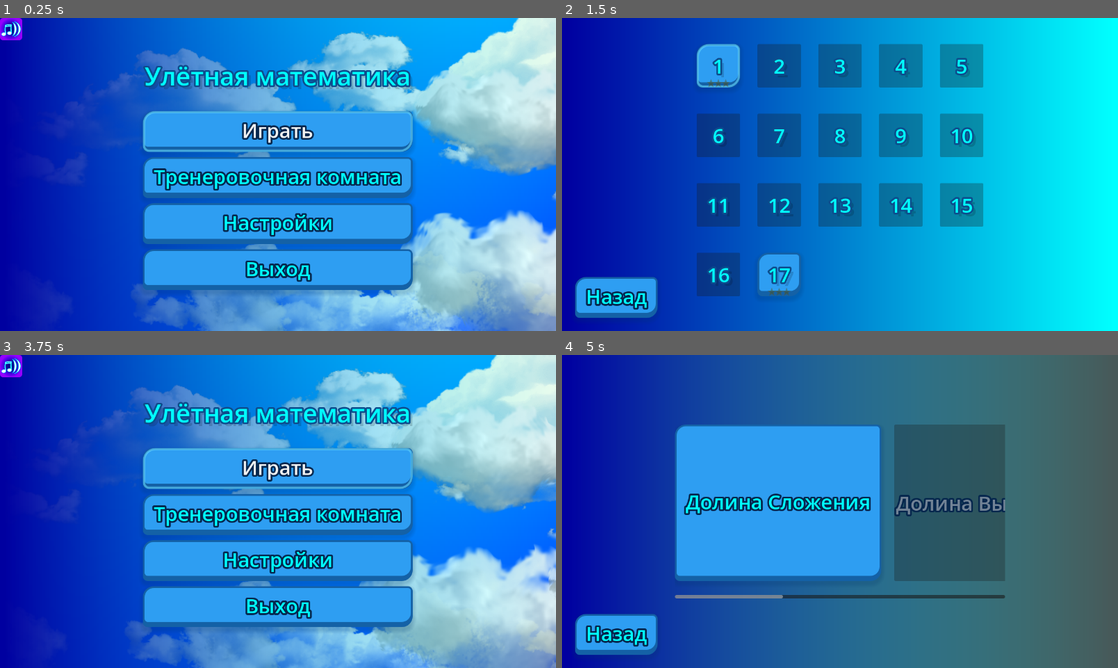
Above: before the commit, frames 1-4 (two rows, left to right).
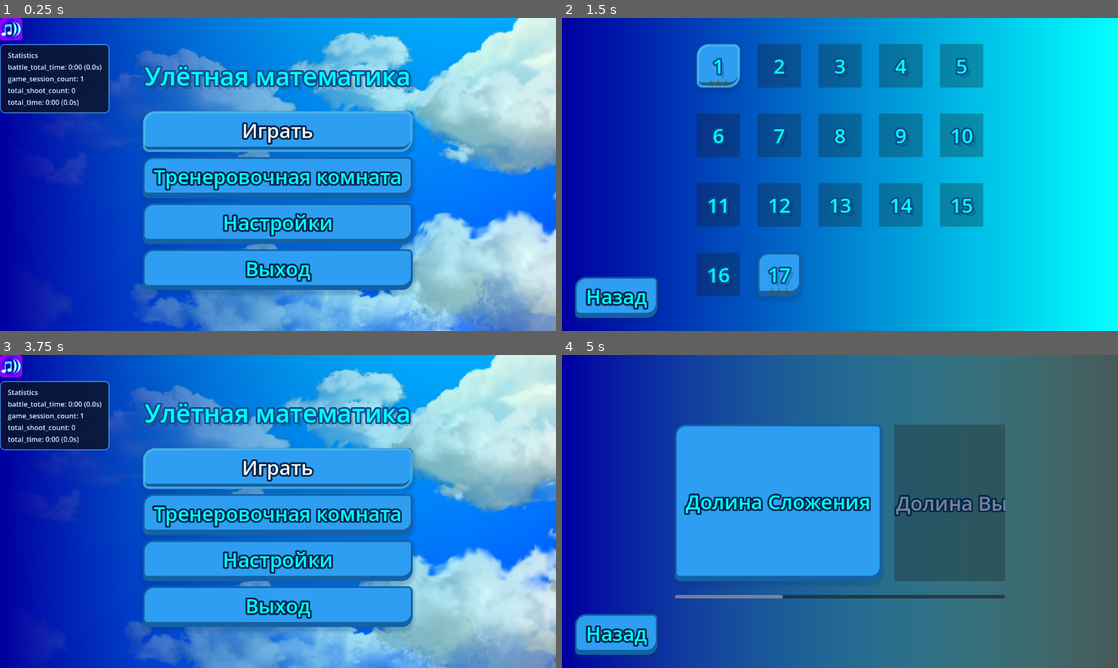
Above: after the commit, the same moments.

Repository: GGamezebo/quizmatik
Game: Godot game, scene res://main.tscn
Two runs of this game, one before a commit and one after it. Both use one fixed random seed, a clock stepped at 60 frames per second and the inputs below.
Inputs (mouse positions are in pixels of both pictures, inside the frame that each line leads up to):
- Up to frame 1 (0.25 s): no input
- Up to frame 2 (1.5 s): click "Играть" at 0.5 s; click "Долина Сложения" at 1.25 s
- Up to frame 3 (3.75 s): click "Назад" at 2 s; tap Enter at 2.75 s; move the mouse to (400, 495) at 2.77 s; hold Right (ui_right) 2.78-3.53 s; tap Space (shoot) at 2.85, 3.5, 3.6 s; move the mouse to (166, 527) at 3.52 s; hold Down (ui_down) from 3.53 s (still down)
- Up to frame 4 (5 s): release Down (ui_down) at 4.25 s; click "Играть" at 4.25 s

The runs differ from the first frame. In frame 1, 4.4% of the frame differs, in the area x 0-20%, y 8-31%; in frame 2, nothing differs; in frame 3, 4.4%; in frame 4, nothing differs.

Commit message:
Create Statistics Controller

Diff:
--- a/main.tscn
+++ b/main.tscn
@@ -9,6 +9,8 @@
 [ext_resource type="AudioStream" uid="uid://bchaw1l2muu4w" path="res://assets/background_music.mp3" id="7_5vw27"]
 [ext_resource type="PackedScene" uid="uid://dvnnrqop6w6sc" path="res://src/contexts/main_context/account/progress_controller.tscn" id="8_4c57u"]
 [ext_resource type="Resource" uid="uid://gld8eub23u54" path="res://src/contexts/main_context/main_events.tres" id="8_dg77c"]
+[ext_resource type="Script" uid="uid://bb4lawsidwt8v" path="res://src/contexts/main_context/account/statistics_controller.gd" id="9_stats"]
+[ext_resource type="Resource" uid="uid://bg11w4vfrn34r" path="res://src/contexts/game_context/game_events.tres" id="10_game_events"]
 [ext_resource type="PackedScene" uid="uid://fdo7cegg1sud" path="res://src/contexts/menu_context/menu_context.tscn" id="10_4c57u"]
 
 [sub_resource type="Environment" id="Environment_0xm2m"]
@@ -28,7 +30,7 @@
 post_battle_context_path = "uid://df5u08rtrxes8"
 loading_screen_scene = ExtResource("2_0xm2m")
 main_events = ExtResource("8_dg77c")
-current_context = NodePath("MenuContext")
+current_context = NodePath("UI/MenuContext")
 
 [node name="ResourcePreloader" type="ResourcePreloader" parent="." unique_id=1725798495]
 resources = [PackedStringArray("levels"), [ExtResource("2_kek77")]]
@@ -43,6 +45,12 @@
 
 [node name="ProgressController" parent="Account" unique_id=2109216065 instance=ExtResource("8_4c57u")]
 
+[node name="StatisticsController" type="Node" parent="Account" unique_id=1499524146]
+script = ExtResource("9_stats")
+pdata = ExtResource("5_272bh")
+main_events = ExtResource("8_dg77c")
+game_events = ExtResource("10_game_events")
+
 [node name="MusicPlayer" type="AudioStreamPlayer" parent="." unique_id=1216630300]
 stream = ExtResource("7_5vw27")
 volume_db = -7.69
@@ -55,4 +63,6 @@
 camera_attributes = SubResource("CameraAttributesPractical_h2yge")
 compositor = SubResource("Compositor_1bvp3")
 
-[node name="MenuContext" parent="." unique_id=1044355188 instance=ExtResource("10_4c57u")]
+[node name="UI" type="CanvasLayer" parent="." unique_id=1551026547]
+
+[node name="MenuContext" parent="UI" unique_id=1044355188 instance=ExtResource("10_4c57u")]
--- a/src/contexts/game_context/game_context.gd
+++ b/src/contexts/game_context/game_context.gd
@@ -2,6 +2,7 @@
 
 @export var game_config: GameConfig
 @export var levels_config: LevelsConfig
+@export var main_events: MainEvents
 
 func initialize(_data: Dictionary) -> void:
 	var scenario: GameConfig = _data.get('custom_battle')
@@ -19,6 +20,10 @@
 		_load_game_scenario(scenario)
 
 	game_config.battle_info = battle_info
+	main_events.ev_battle_started.emit()
+
+func deinit() -> void:
+	main_events.ev_battle_finished.emit()
 
 func _load_game_scenario(scenario: GameConfig):
 	ResourceUtils.update_resource(game_config, scenario)
--- a/src/contexts/game_context/game_context.tscn
+++ b/src/contexts/game_context/game_context.tscn
@@ -35,6 +35,7 @@
 script = ExtResource("1_j4hd0")
 game_config = ExtResource("2_j4hd0")
 levels_config = ExtResource("3_hmv8q")
+main_events = ExtResource("8_xkl2s")
 
 [node name="GameArea" type="Node2D" parent="." unique_id=1652487391]
 script = ExtResource("3_5eju7")
--- a/src/contexts/game_context/game_events.gd
+++ b/src/contexts/game_context/game_events.gd
@@ -3,3 +3,4 @@
 
 @warning_ignore("unused_signal") signal ev_game_state_changed(from_state: String, to_state: String)
 @warning_ignore("unused_signal") signal ev_explosion(answer: Answer, hit_point: Vector2)
+@warning_ignore("unused_signal") signal ev_shoot()
--- a/src/contexts/game_context/game_logic/shot_manager.gd
+++ b/src/contexts/game_context/game_logic/shot_manager.gd
@@ -9,6 +9,7 @@
 	air_plane.ev_shoot.connect(_on_air_plane_ev_shoot)
 
 func _on_air_plane_ev_shoot(position: Vector2) -> void:
+	game_events.ev_shoot.emit()
 	if shot_scene:
 		var shot = shot_scene.instantiate()
 		shot.init(position)
--- a/src/contexts/main_context/account/progress.gd
+++ b/src/contexts/main_context/account/progress.gd
@@ -6,17 +6,23 @@
 
 @export var progress: Dictionary = {
 	"version": 0,  # don't change it
-	"levels": {
+	"levels": default_levels_progress(),
+	"statistics": default_statistics(),
+}
+
+static func default_levels_progress() -> Dictionary:
+	return {
 		"addition": {
 			"completed_levels": {
 			},
 			"exam_passed": false,
 		}
-	},
-	'statistics': {
-		'total_time': 0.0,
-		'game_session_count': 0,
-		'battle_total_time': 0.0,
-		'total_shoot_count': 0,
-	},
-}
+	}
+
+static func default_statistics() -> Dictionary:
+	return {
+		"total_time": 0.0,
+		"game_session_count": 0,
+		"battle_total_time": 0.0,
+		"total_shoot_count": 0,
+	}
--- /dev/null
+++ b/src/contexts/main_context/account/progress_statistics.gd
@@ -0,0 +1,24 @@
+class_name ProgressStatistics
+extends RefCounted
+
+static func format_stat_value(key: String, value: Variant) -> String:
+	if key.ends_with("_time") and value is float:
+		return format_duration(float(value))
+	return str(value)
+
+
+static func format_duration(seconds: float) -> String:
+	var total_seconds: int = maxi(0, int(seconds))
+	var minutes: int = int(total_seconds / 60.0)
+	var secs: int = total_seconds % 60
+	return "%d:%02d (%.1fs)" % [minutes, secs, seconds]
+
+
+static func build_debug_text(progress: Dictionary) -> String:
+	var stats: Dictionary = progress["statistics"]
+	var lines: PackedStringArray = ["Statistics"]
+	var keys: Array = stats.keys()
+	keys.sort()
+	for key in keys:
+		lines.append("%s: %s" % [key, format_stat_value(str(key), stats[key])])
+	return "\n".join(lines)
--- /dev/null
+++ b/src/contexts/main_context/account/statistics_controller.gd
@@ -0,0 +1,62 @@
+class_name StatisticsController
+extends Node
+
+@export var pdata: PDataProgress
+@export var main_events: MainEvents
+@export var game_events: GameEvents
+
+var _listener: EventListener = EventListener.new()
+var _game_session_start_msec: int = -1
+var _battle_start_msec: int = -1
+
+func _ready() -> void:
+	_start_game_session()
+	_listener.add(main_events.ev_battle_started, _on_battle_started)
+	_listener.add(main_events.ev_battle_finished, _on_battle_finished)
+	_listener.add(game_events.ev_shoot, _on_shoot)
+
+func _exit_tree() -> void:
+	_finish_game_session()
+	_listener.deinit()
+	_save()
+
+func _statistics() -> Dictionary:
+	return pdata.progress["statistics"]
+
+func _save() -> void:
+	ResourceUtils.save_resource_to_disk(pdata, pdata.SAVE_PATH)
+
+func _start_game_session() -> void:
+	_game_session_start_msec = Time.get_ticks_msec()
+	var stats := _statistics()
+	stats["game_session_count"] = int(stats["game_session_count"]) + 1
+	_save()
+
+func _on_battle_started() -> void:
+	_battle_start_msec = Time.get_ticks_msec()
+
+func _on_battle_finished() -> void:
+	if _battle_start_msec < 0:
+		return
+	var duration_seconds: float = (Time.get_ticks_msec() - _battle_start_msec) / 1000.0
+	_battle_start_msec = -1
+	if duration_seconds <= 0.0:
+		return
+	var stats := _statistics()
+	stats["battle_total_time"] = float(stats["battle_total_time"]) + duration_seconds
+	_save()
+
+func _finish_game_session() -> void:
+	if _game_session_start_msec < 0:
+		return
+	var duration_seconds: float = (Time.get_ticks_msec() - _game_session_start_msec) / 1000.0
+	_game_session_start_msec = -1
+	if duration_seconds <= 0.0:
+		return
+	var stats := _statistics()
+	stats["total_time"] = float(stats["total_time"]) + duration_seconds
+	_save()
+
+func _on_shoot() -> void:
+	var stats := _statistics()
+	stats["total_shoot_count"] = int(stats["total_shoot_count"]) + 1
--- /dev/null
+++ b/src/contexts/main_context/account/statistics_controller.tscn
@@ -0,0 +1,12 @@
+[gd_scene format=3 uid="uid://vkrgvxacawgf"]
+
+[ext_resource type="Script" uid="uid://bb4lawsidwt8v" path="res://src/contexts/main_context/account/statistics_controller.gd" id="1_script"]
+[ext_resource type="Resource" uid="uid://jlqn1nvhge6" path="res://src/contexts/main_context/account/progress.tres" id="2_pdata"]
+[ext_resource type="Resource" uid="uid://gld8eub23u54" path="res://src/contexts/main_context/main_events.tres" id="3_main_events"]
+[ext_resource type="Resource" uid="uid://bg11w4vfrn34r" path="res://src/contexts/game_context/game_events.tres" id="4_game_events"]
+
+[node name="StatisticsController" type="Node" unique_id=1136393900]
+script = ExtResource("1_script")
+pdata = ExtResource("2_pdata")
+main_events = ExtResource("3_main_events")
+game_events = ExtResource("4_game_events")
--- a/src/contexts/main_context/main_events.gd
+++ b/src/contexts/main_context/main_events.gd
@@ -5,3 +5,5 @@
 @warning_ignore("unused_signal") signal ev_exit_game(data: Dictionary)
 @warning_ignore("unused_signal") signal ev_return_to_menu
 @warning_ignore("unused_signal") signal ev_reset_account_progress
+@warning_ignore("unused_signal") signal ev_battle_started
+@warning_ignore("unused_signal") signal ev_battle_finished
--- a/src/contexts/menu_context/menu_context.tscn
+++ b/src/contexts/menu_context/menu_context.tscn
@@ -12,6 +12,7 @@
 [ext_resource type="Script" uid="uid://b26jidolbwdpn" path="res://src/contexts/menu_context/texture_button.gd" id="8_82bx7"]
 [ext_resource type="Resource" uid="uid://dcrksduinm357" path="res://src/common/user_settings.tres" id="9_3qhmn"]
 [ext_resource type="Script" uid="uid://duom6pk08ldyp" path="res://src/contexts/menu_context/levels/levels_choice_window.gd" id="11_3k6yn"]
+[ext_resource type="PackedScene" uid="uid://ewae8a21ohl3" path="res://src/ui/debug/progress_statistics_debug.tscn" id="11_foifc"]
 [ext_resource type="PackedScene" uid="uid://dpecfsso1dokv" path="res://src/contexts/menu_context/levels/level_container.tscn" id="13_a4m0n"]
 [ext_resource type="Resource" uid="uid://u571j6g52gih" path="res://src/common/levels/levels_config.tres" id="13_dwe1a"]
 [ext_resource type="PackedScene" uid="uid://dvnnrqop6w6sc" path="res://src/contexts/main_context/account/progress_controller.tscn" id="14_cjfjs"]
@@ -144,7 +145,13 @@
 script = ExtResource("8_82bx7")
 user_settings = ExtResource("9_3qhmn")
 
+[node name="ProgressStatisticsDebug" parent="UI/MainMenuWindow" unique_id=463360187 instance=ExtResource("11_foifc")]
+layout_mode = 1
+offset_top = 60.0
+offset_bottom = 60.0
+
 [node name="LevelsWindow" type="Control" parent="UI" unique_id=769606670 node_paths=PackedStringArray("packs_list_container", "progress", "windows_stack_manager", "level_selection_window")]
+visible = false
 layout_mode = 3
 anchors_preset = 15
 anchor_right = 1.0
--- a/src/ui/confirm_dialog/confirm_dialog.tscn
+++ b/src/ui/confirm_dialog/confirm_dialog.tscn
@@ -48,6 +48,7 @@
 
 [node name="ConfirmDialog" type="CanvasLayer" unique_id=392520155 node_paths=PackedStringArray("screen", "title_label", "message_label", "confirm_button", "cancel_button")]
 layer = 10
+visible = false
 script = ExtResource("1_script")
 screen = NodePath("Screen")
 title_label = NodePath("Screen/CenterContainer/PanelContainer/MarginContainer/VBoxContainer/Title")
--- /dev/null
+++ b/src/ui/debug/progress_statistics_debug.gd
@@ -0,0 +1,25 @@
+extends Control
+
+@export var pdata: PDataProgress
+@export var stats_label: Label
+@export var refresh_interval: float = 0.5
+
+var _refresh_accumulator: float = 0.0
+
+func _ready() -> void:
+	if not OS.has_feature("editor"):
+		queue_free()
+		return
+	_refresh()
+
+func _process(delta: float) -> void:
+	_refresh_accumulator += delta
+	if _refresh_accumulator < refresh_interval:
+		return
+	_refresh_accumulator = 0.0
+	_refresh()
+
+func _refresh() -> void:
+	if pdata == null or stats_label == null:
+		return
+	stats_label.text = ProgressStatistics.build_debug_text(pdata.progress)
--- /dev/null
+++ b/src/ui/debug/progress_statistics_debug.tscn
@@ -0,0 +1,51 @@
+[gd_scene format=3 uid="uid://ewae8a21ohl3"]
+
+[ext_resource type="Script" uid="uid://dfdyv16vhjxli" path="res://src/ui/debug/progress_statistics_debug.gd" id="1_script"]
+[ext_resource type="Resource" uid="uid://jlqn1nvhge6" path="res://src/contexts/main_context/account/progress.tres" id="2_0fcx3"]
+
+[sub_resource type="StyleBoxFlat" id="StyleBoxFlat_panel"]
+content_margin_left = 14.0
+content_margin_top = 10.0
+content_margin_right = 14.0
+content_margin_bottom = 10.0
+bg_color = Color(0.04, 0.08, 0.18, 0.88)
+border_width_left = 2
+border_width_top = 2
+border_width_right = 2
+border_width_bottom = 2
+border_color = Color(0.35, 0.75, 1, 0.7)
+corner_radius_top_left = 10
+corner_radius_top_right = 10
+corner_radius_bottom_right = 10
+corner_radius_bottom_left = 10
+
+[sub_resource type="LabelSettings" id="LabelSettings_stats"]
+line_spacing = 4.0
+font_color = Color(0.82, 0.95, 1, 1)
+
+[node name="ProgressStatisticsDebug" type="Control" unique_id=463360187 node_paths=PackedStringArray("stats_label")]
+layout_mode = 3
+anchors_preset = 0
+script = ExtResource("1_script")
+pdata = ExtResource("2_0fcx3")
+stats_label = NodePath("Panel/MarginContainer/StatsLabel")
+
+[node name="Panel" type="PanelContainer" parent="." unique_id=1845338125]
+layout_mode = 0
+offset_right = 99.0
+offset_bottom = 48.0
+theme_override_styles/panel = SubResource("StyleBoxFlat_panel")
+
+[node name="MarginContainer" type="MarginContainer" parent="Panel" unique_id=1102499876]
+layout_mode = 2
+size_flags_horizontal = 4
+theme_override_constants/margin_left = 4
+theme_override_constants/margin_top = 4
+theme_override_constants/margin_right = 4
+theme_override_constants/margin_bottom = 4
+
+[node name="StatsLabel" type="Label" parent="Panel/MarginContainer" unique_id=733773146]
+layout_mode = 2
+size_flags_horizontal = 4
+text = "Statistics"
+label_settings = SubResource("LabelSettings_stats")
Not shown, added: src/contexts/main_context/account/progress_statistics.gd.uid
Not shown, added: src/contexts/main_context/account/statistics_controller.gd.uid
Not shown, added: src/ui/debug/progress_statistics_debug.gd.uid
